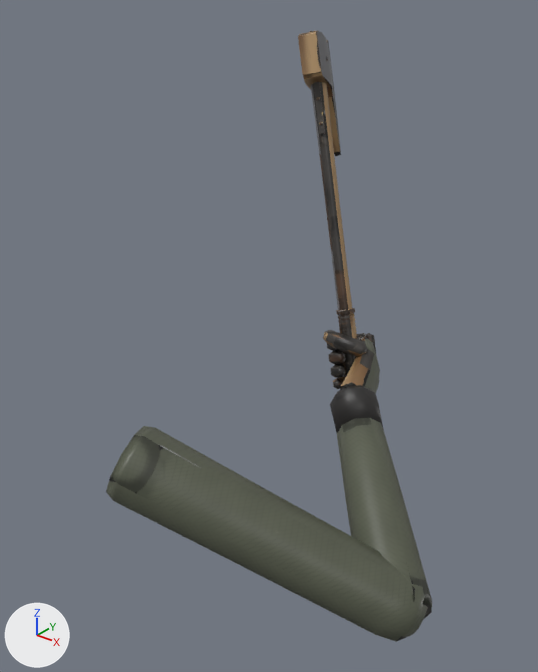
The glTF model games/shooters_edge/content/models/view/axe/axe.glb as it was, and as the next commit left it.
Rendered twice from a 50 mm lens placed at (0.516, -0.818, 0.514), pointed at (0.011, -0.187, 0.123). The lights are fixed; the arrows at lower left show +X, +Y and +Z. The picture after the commit comes second. Where no turn or scale is listed for an object, it has been applied to the vertices. Vertices at exactly the same position are counted once.

In view in the first picture: 'axe', 'axe.hand_r', 'axe.hand_r_fore', 'axe.hand_r_upper'.
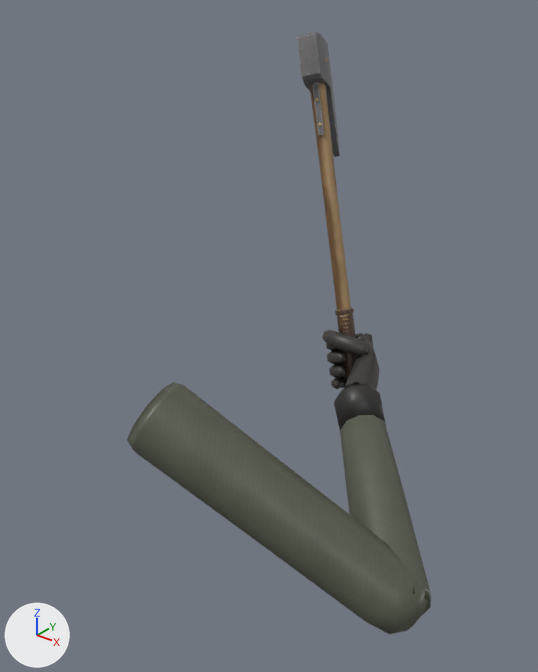
ob_axe_torso is not drawn itself; it is the parent of ob_axe_hand_r_upper.

Pixel boxes [x1, y1, x2, y2] of what changed, in the pictures (538 x 672 px):
'axe.hand_r_upper', moved, turned: before [106, 426, 428, 642]; after [127, 382, 427, 634]
'axe.hand_r_fore', moved, turned: before [330, 385, 432, 619]; after [334, 384, 431, 617]
'axe', moved: before [298, 31, 357, 377]; after [297, 32, 360, 385]
'axe.hand_r', surface changed, moved, turned: before [323, 329, 380, 394]; after [322, 330, 380, 390]

The edits, one by one:
me_axe is used by ob_axe; location (-0.026, -0.386, 0.029).
me_axe had 2548 vertices, 5088 faces and spanned x -0.135..0.09, y 0.336..0.552, z -0.089..0.42.
me_axe now has 2548 vertices, 5088 faces and spans x -0.139..0.087, y 0.298..0.514, z -0.131..0.377.
me_axe part 1: the whole mesh is moved by (-0.003, -0.038, -0.042).
me_axe_hand_r has 261 vertices, 488 faces and spans x -0.0385..0.062, y -0.002..0.1181, z -0.0218..0.0542.
me_axe_hand_r is used by ob_axe_hand_r; parent ob_axe_hand_r_fore; location (0.0, 0.27, 0.0); rotation (-0.332, 0.0000115, 0.345), in degrees (-19, 0, 20).
me_axe_hand_r part 2: texture (UV) coordinates of 488 of 488 faces, centred in x -0.0351..0.0612, y 0.0118..0.1168, z -0.0211..0.0517, changed; they spanned u 0.0..0.98, v 0.29..0.96 and now span u 0.0..0.99, v 0.29..0.95.
Object 'axe.torso' (ob_axe_torso) moves from (-0.216, -0.369, 0.0245) to (-0.216, -0.329, 0.0645).
Object 'axe' (ob_axe) moves from (-0.026, -0.386, 0.029) to (-0.026, -0.346, 0.069).
Object 'axe.hand_r_upper' (ob_axe_hand_r_upper) turns from (-31, -43, -44) to (-39, -43, -45) degrees about x, y and z.
Object 'axe.hand_r_fore' (ob_axe_hand_r_fore) turns from (128, -9.7, -29) to (136, -10, -30) degrees about x, y and z.
Object 'axe.hand_r' (ob_axe_hand_r) turns from (-19, 0, 20) to (-14, 0, 16) degrees about x, y and z.
